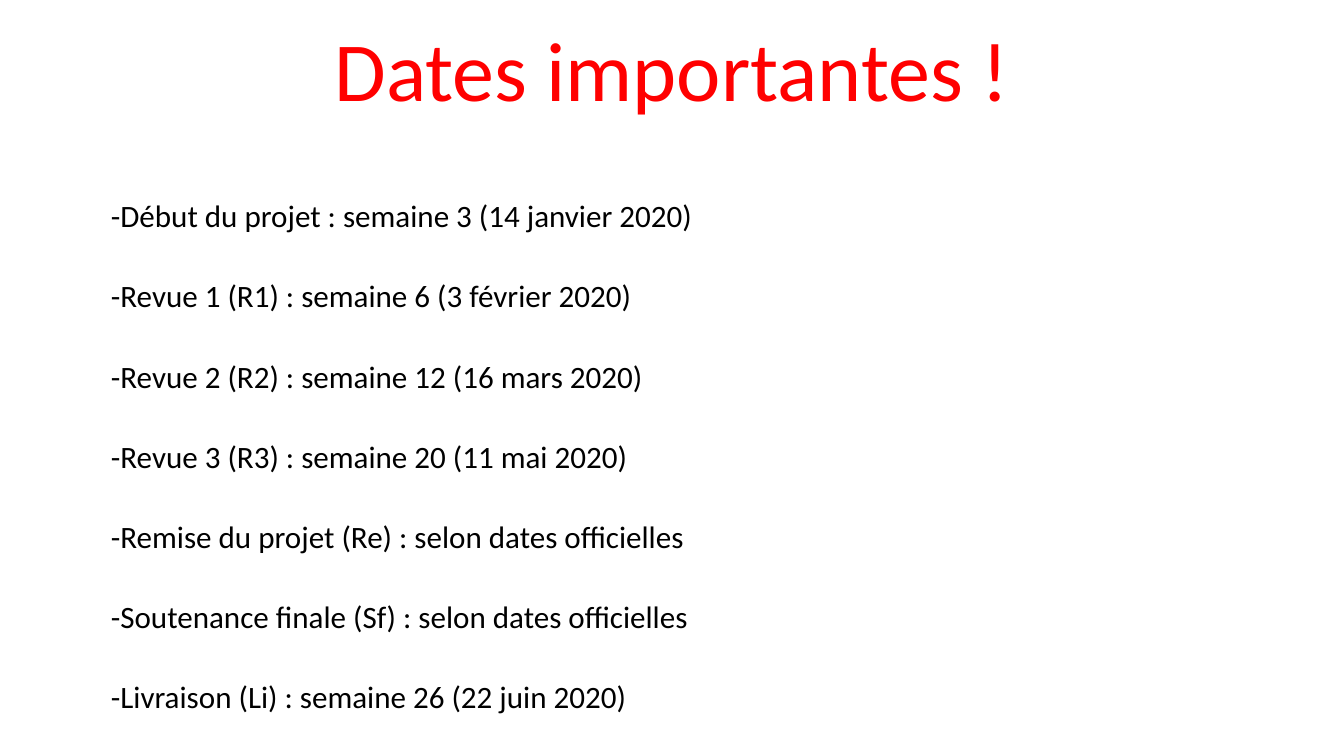
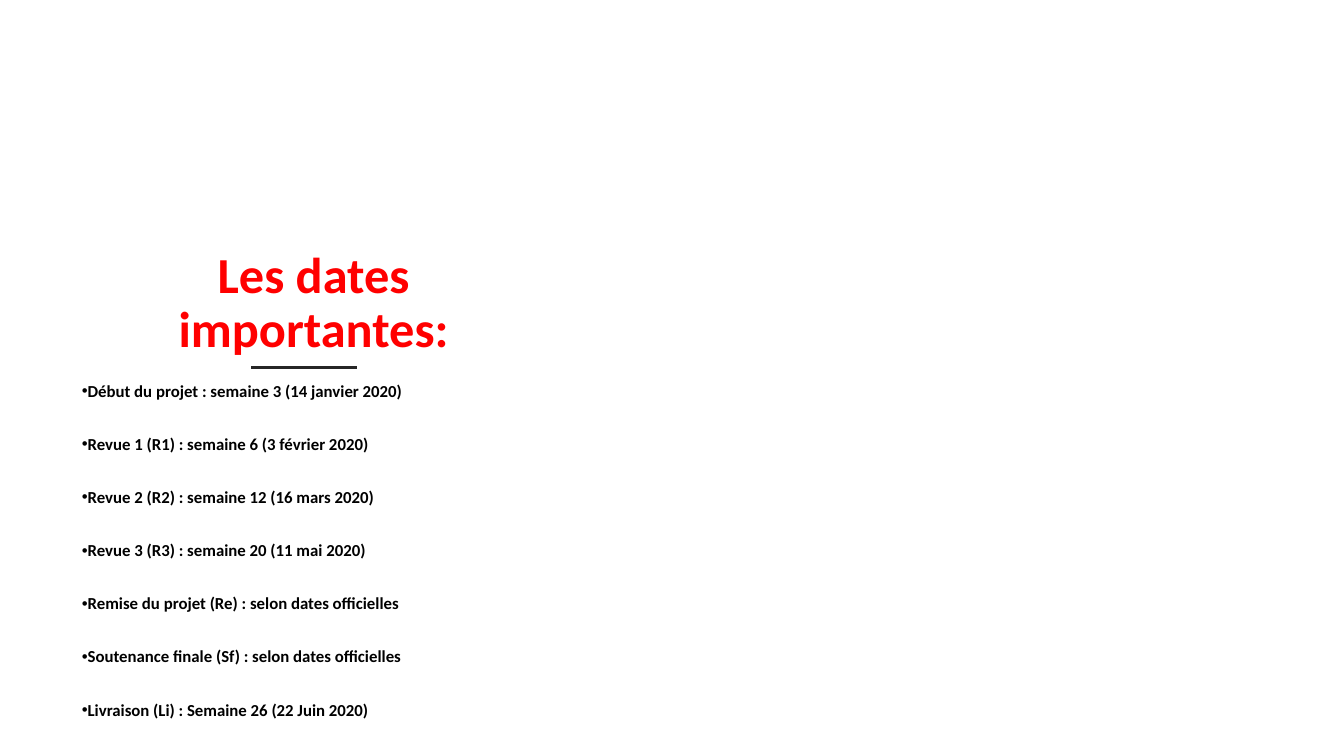
Before and after one commit to corentin-breny/Systeme_Escape_Game_13emePorte, a slide deck: slide 2 of Etudiants/Corentin/RDP n°1.pptx. Drawn at 1344x756 pixels with LibreOffice and Linux fonts; fonts in the diff are those of the drawing; background and template pictures are left out. Boxes give left, top, right and bottom in pixels: in the first picture for what was removed or moved away, otherwise in the second. Text is boxed around its words. In the diff, an @@ line names an element or a change of style, - is before the commit and + after.

```diff
--- a/Etudiants/Corentin/RDP n°1.pptx
+++ b/Etudiants/Corentin/RDP n°1.pptx
@@ title removed at bbox=[334, 43, 962, 115] @@
-Dates importantes !
@@ freeform shape added at bbox=[0, 110, 663, 756], fill #FFFFFF at 75% opacity @@
@@ title added at bbox=[179, 257, 449, 355], 36 pt, text #FF0000, bold @@
+Les dates importantes:
@@ text at bbox=[82, 384, 402, 719]: text changed; size 22.2 to 12 pt; bold on @@
--Début du projet : semaine 3 (14 janvier 2020)
--Revue 1 (R1) : semaine 6 (3 février 2020)
--Revue 2 (R2) : semaine 12 (16 mars 2020)
--Revue 3 (R3) : semaine 20 (11 mai 2020)
--Remise du projet (Re) : selon dates officielles
--Soutenance finale (Sf) : selon dates officielles
--Livraison (Li) : semaine 26 (22 juin 2020)
+• Début du projet : semaine 3 (14 janvier 2020)
+• Revue 1 (R1) : semaine 6 (3 février 2020)
+• Revue 2 (R2) : semaine 12 (16 mars 2020)
+• Revue 3 (R3) : semaine 20 (11 mai 2020)
+• Remise du projet (Re) : selon dates officielles
+• Soutenance finale (Sf) : selon dates officielles
+• Livraison (Li) : Semaine 26 (22 Juin 2020)
@@ line added from (252, 368) to (355, 368), #262626 2 pt @@
```
Also in this commit, not shown: 1 other slide changed, 2 slides added, 1 slide removed, 3 other files.
